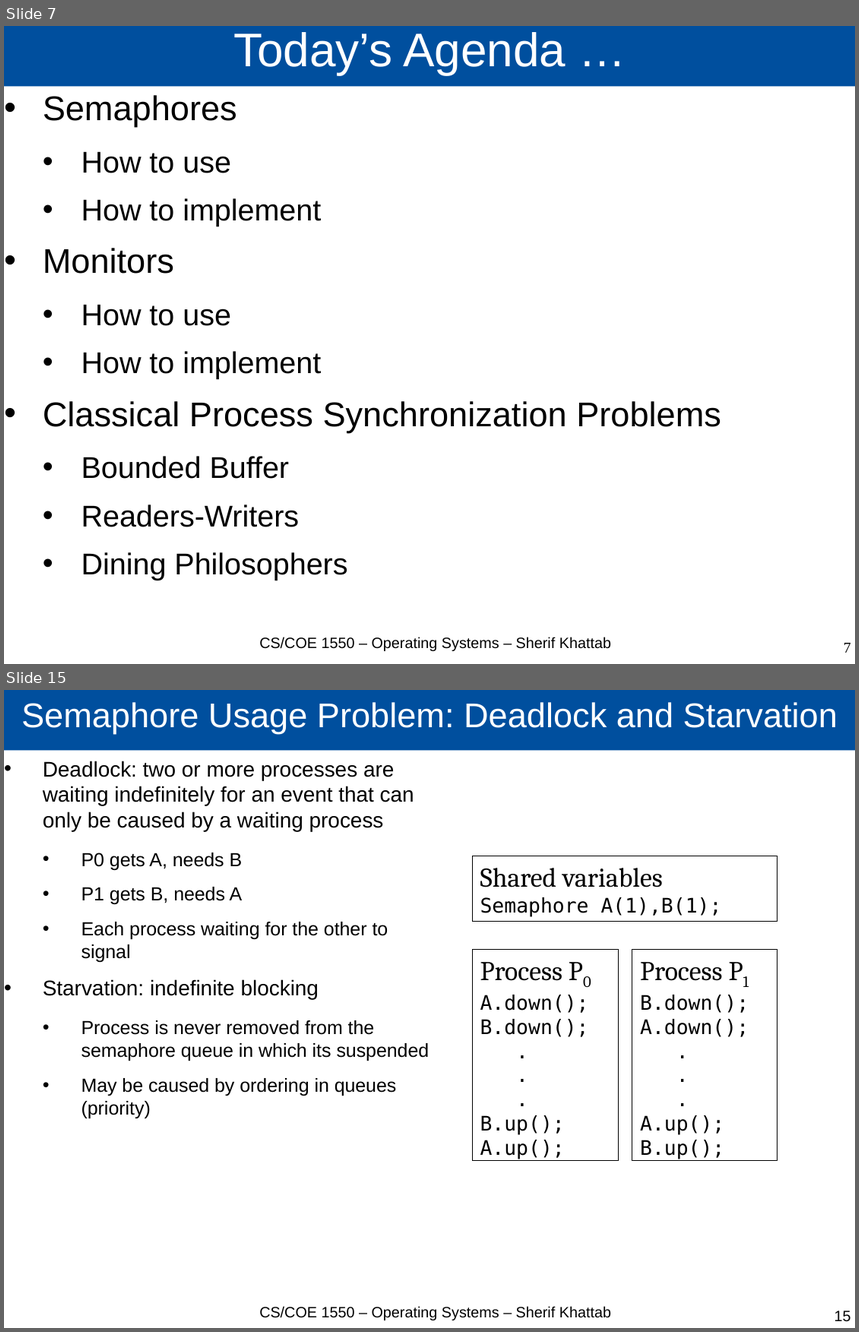
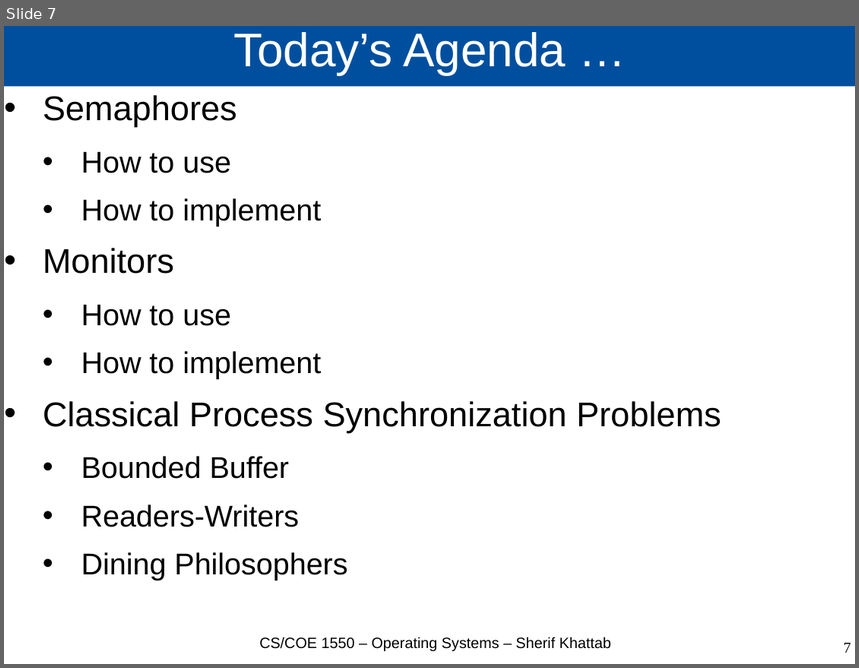
Before and after one commit to cs1550-2224/cs1550-code-handouts, a slide deck: DraftSlides/Lecture6.pptx. Shown one above the other, each under a label of ours: slides 7 and 15 before the commit, slide 7 after it; the slides between them are not shown. The pictures are 859x1332 and 859x668 pixels, drawn with LibreOffice and Linux fonts; fonts in the diff are those of the drawing. Boxes give left, top, right and bottom in pixels: in the first picture for what was removed or moved away, otherwise in the second. Text is boxed around its words. In the diff, an @@ line names an element or a change of style, - is before the commit and + after.

```diff
--- a/DraftSlides/Lecture6.pptx
+++ b/DraftSlides/Lecture6.pptx
@@ slide 15 removed at (4, 690, 855, 1328), background #FFFFFF @@
@@ title removed at (4, 690, 855, 751) @@
-Semaphore Usage Problem: Deadlock and Starvation
@@ text removed at (43, 761, 430, 1119) @@
-• Deadlock: two or more processes are waiting indefinitely for an event that can only be caused by a waiting process
-  • P0 gets A, needs B
-  • P1 gets B, needs A
-  • Each process waiting for the other to signal
-• Starvation: indefinite blocking
-  • Process is never removed from the semaphore queue in which its suspended
-  • May be caused by ordering in queues (priority)
@@ rectangle removed at (472, 856, 777, 922) @@
-Shared variables
-Semaphore A(1),B(1);
@@ rectangle removed at (472, 949, 619, 1161) @@
-Process P0
-A.down();
-B.down();
-.
-.
-.
-B.up();
-A.up();
@@ rectangle removed at (633, 949, 778, 1161) @@
-Process P1
-B.down();
-A.down();
-.
-.
-.
-A.up();
-B.up();
@@ text removed at (259, 1306, 611, 1321) @@
-CS/COE 1550 – Operating Systems – Sherif Khattab
@@ page number removed at (835, 1311, 851, 1322) @@
-15
```
Also in this commit, not shown: 8 other slides removed, 3 other files.
